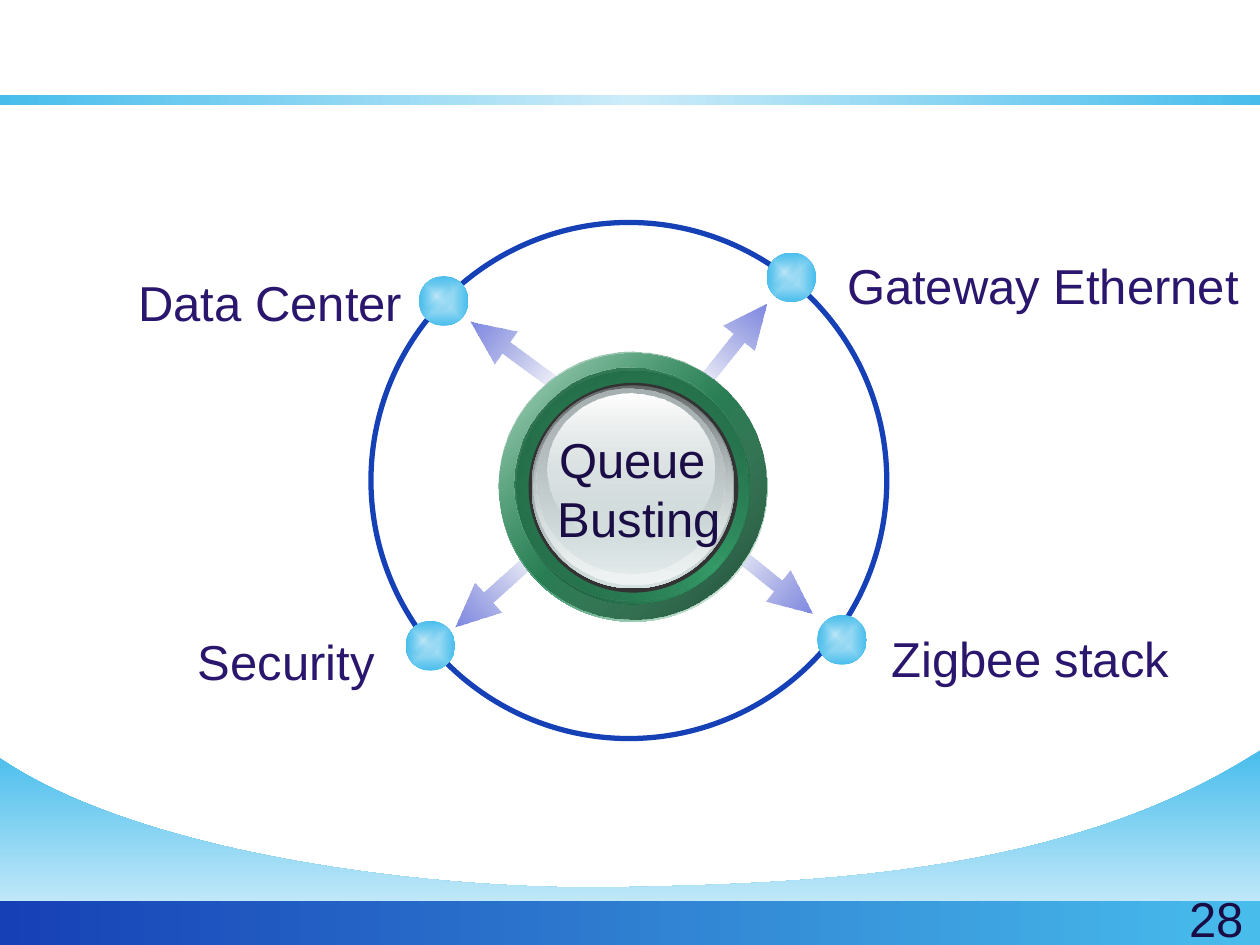
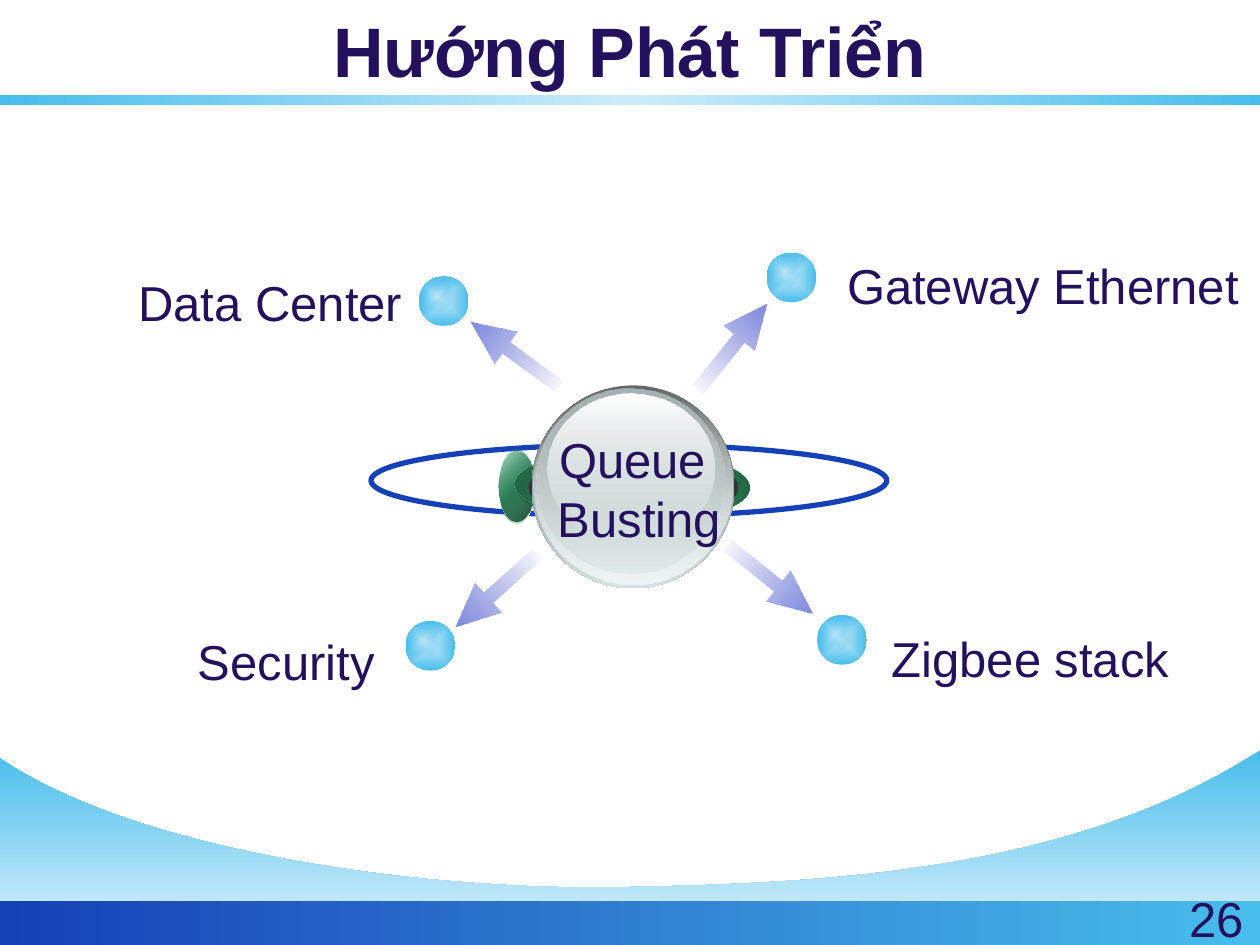
Before and after one commit to golf2109/zigbee-in-supermaket, a slide deck: slide 26 of docs/Report/Queue-Busting.pptx (slide 28 before the commit). Drawn at 1260x945 pixels with LibreOffice and Linux fonts; fonts in the diff are those of the drawing; background and template pictures are left out. Boxes give left, top, right and bottom in pixels: in the first picture for what was removed or moved away, otherwise in the second. Text is boxed around its words. In the diff, an @@ line names an element or a change of style, - is before the commit and + after.

Commit message:
Modified colors

```diff
--- a/docs/Report/Queue-Busting.pptx
+++ b/docs/Report/Queue-Busting.pptx
@@ title "Hướng Phát Triển" at (333, 21, 927, 90): text colour #FFFFFF to #23115D @@
@@ ellipse: place and size @@
-ellipse at (370, 223, 886, 740)
+ellipse at (370, 445, 886, 517)
@@ ellipse: place and size @@
-ellipse at (514, 368, 747, 601)
+ellipse at (514, 449, 747, 520)
@@ text "Queue" at (558, 444, 721, 547): text colour #1A0D46 to #23115D @@
@@ ellipse: place and size @@
-ellipse at (499, 354, 767, 622)
+ellipse at (499, 452, 534, 524)
@@ ellipse: place and size @@
-ellipse at (499, 352, 767, 620)
+ellipse at (499, 450, 534, 522)
@@ ellipse: place and size @@
-ellipse at (517, 372, 750, 605)
+ellipse at (517, 452, 750, 524)
@@ ellipse: place and size @@
-ellipse at (528, 383, 737, 592)
+ellipse at (528, 452, 737, 524)
@@ text colour #2B166E to #23115D in 4 elements at (847, 268, 1239, 314), (138, 286, 402, 322), (892, 641, 1169, 687), (198, 644, 375, 690) @@
@@ page number at (1190, 898, 1244, 938): text changed; text colour #1A0D46 to #23115D @@
-28
+26
```
Also in this commit, not shown: 36 other slides changed, 2 slides removed.
